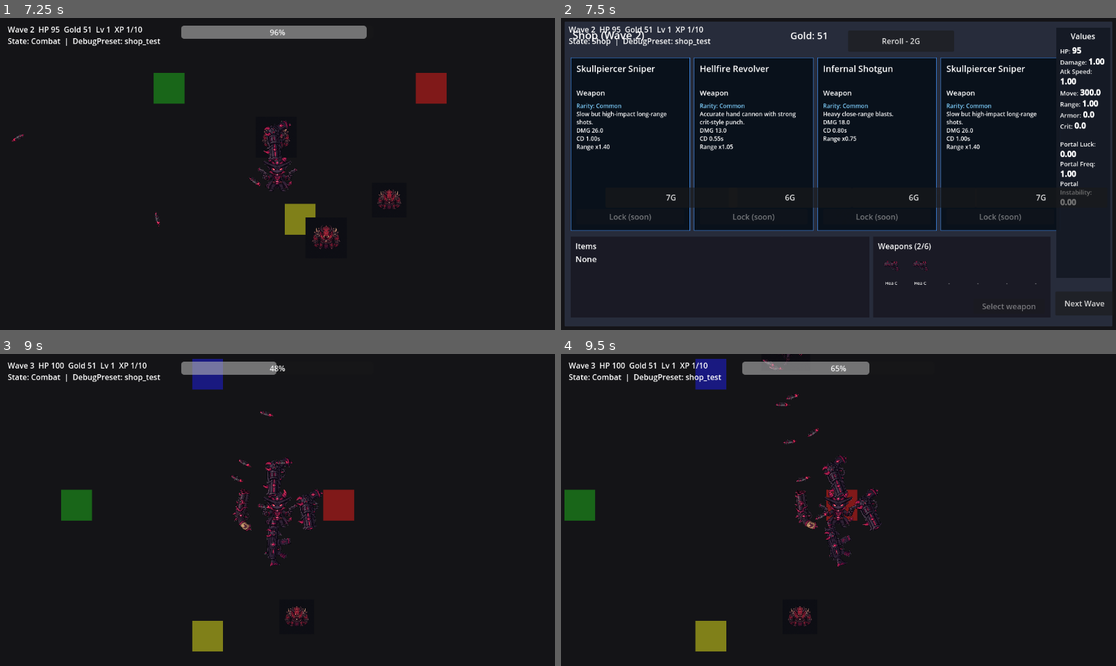
Above: before the commit, frames 1-4 (two rows, left to right).
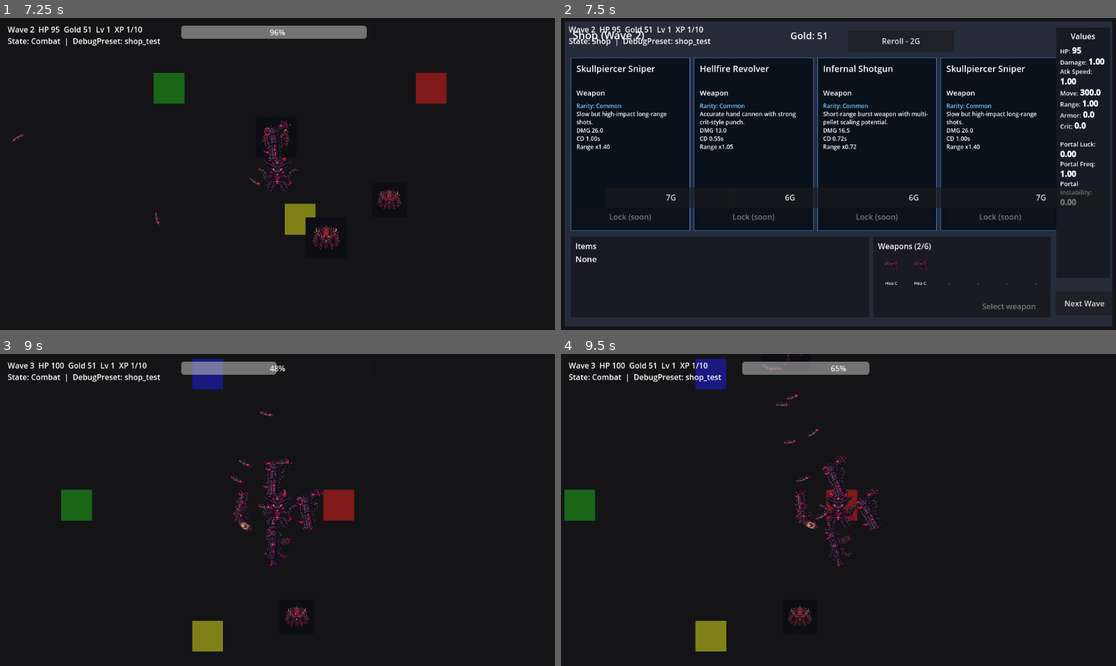
Above: after the commit, the same moments.

Repository: KevinRabbe/bullet-hell-roughe-lite
Game: Godot game, scene res://scenes/ui/MainMenu.tscn
Same seed, same stepped clock (60 frames per second), same inputs: the game is played once before the commit and once after it.
Inputs (mouse positions are in pixels of both pictures, inside the frame that each line leads up to):
- Up to frame 1 (7.25 s): click "Start Run" at 0.5 s; click "Start Run" at 1.25 s; tap Enter at 2, 4.35 s; move the mouse to (399, 158) at 2.02 s; hold D (move_right) 2.03-2.78 s; hold C (cycle_character) 2.03-2.78 s; click (399, 158) at 2.17 s; tap Space at 2.27, 3.02, 4.52, 5.27, 6.02 s; move the mouse to (166, 189) at 2.77 s; hold S (move_down) 2.78-3.53 s; tap E (interact) at 2.85 s; move the mouse to (333, 105) at 3.52 s; hold D (move_right) 3.53-4.28 s; tap B at 3.6 s; move the mouse to (249, 236) at 4.27 s; hold W (move_up) 4.28-5.03 s; click (249, 236) at 4.42 s; move the mouse to (444, 220) at 5.02 s; hold A (move_left) 5.03-6.53 s; tap R at 5.1 s; move the mouse to (111, 127) at 5.77 s; tap P at 5.85 s; move the mouse to (305, 174) at 6.52 s; hold S (move_down) from 6.53 s (still down); tap Q at 6.6 s; click (305, 174) at 6.67 s
- Up to frame 2 (7.5 s): move the mouse to (755, 96) at 7.27 s; release S (move_down) at 7.28 s; hold D (move_right) from 7.28 s (still down); tap 1 at 7.35 s
- Up to frame 3 (9 s): tap Space at 7.52, 8.27 s; move the mouse to (399, 494) at 8.02 s; release D (move_right) at 8.03 s; hold W (move_up) 8.03-8.78 s; tap 2 at 8.1 s; move the mouse to (166, 525) at 8.77 s; hold D (move_right) from 8.78 s (still down); tap 3 at 8.85 s; click (166, 525) at 8.92 s
- Up to frame 4 (9.5 s): keep holding D (move_right); tap Space at 9.02 s

Frame 1 is identical in both runs. In frame 2, 0.5% of the frame differs, in the area x 47-67%, y 29-43%; in frame 3, less than 0.1%; in frame 4, less than 0.1%.

Commit message:
Stage 12.4: tune Shotgun identity for short-range burst

Diff:
--- a/data/weapons/gunslinger_shotgun.tres
+++ b/data/weapons/gunslinger_shotgun.tres
@@ -8,26 +8,26 @@
 icon = ExtResource("2")
 id = "gunslinger_shotgun"
 display_name = "Infernal Shotgun"
-description = "Heavy close-range blasts."
+description = "Short-range burst weapon with multi-pellet scaling potential."
 family_id = "gunslinger"
-cooldown_seconds = 0.8
-damage = 18.0
-projectile_speed = 620.0
-attack_range = 0.75
-projectile_lifetime_seconds = 0.9
+cooldown_seconds = 0.72
+damage = 16.5
+projectile_speed = 600.0
+attack_range = 0.72
+projectile_lifetime_seconds = 0.82
 projectile_scene_path = "res://scenes/weapons/Projectile.tscn"
 family = "gunslinger"
 price = 6
 tags = Array[String](["gun", "bullet", "spread", "hell"])
 stat_scaling = {
-"attack_speed": 0.6,
+"attack_speed": 0.7,
 "crit_chance": 0.7,
 "crit_damage": 0.8,
-"damage": 1.2,
+"damage": 1.3,
 "knockback": 1.4,
 "on_hit": 0.8,
 "pierce": 0.0,
-"projectile_count": 1.8,
+"projectile_count": 2.4,
 "range": 0.2,
 "ranged_damage": 0.9
 }
